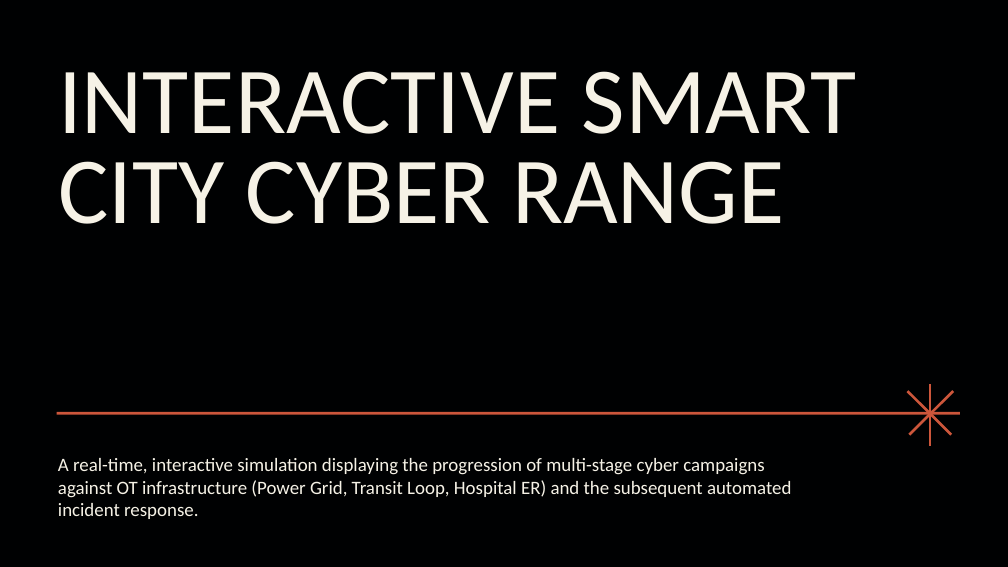
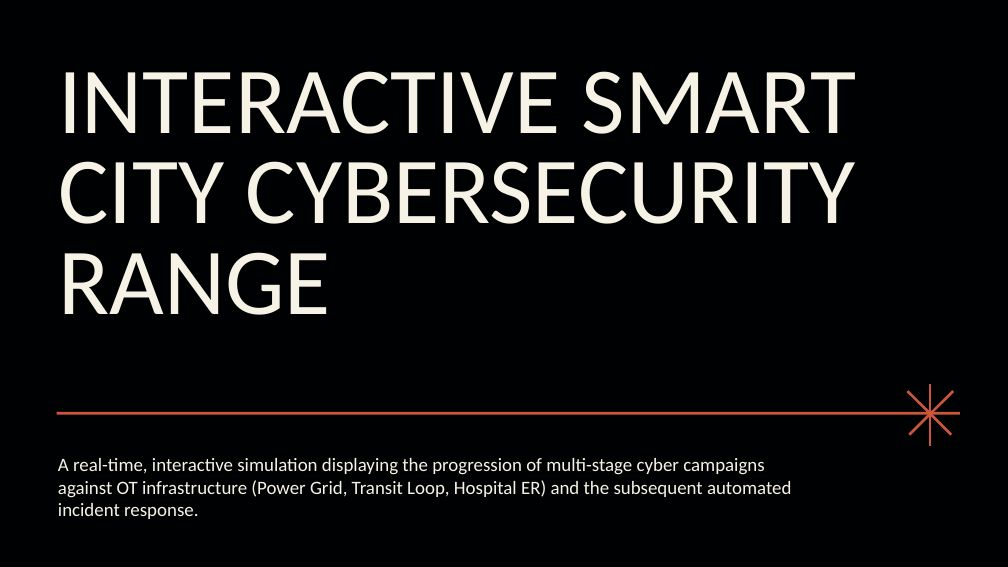
Before and after one commit to ericpang/cyber-simulator, a slide deck: slide 4 of slide_presentation.pptx. Drawn at 1008x567 pixels with LibreOffice and Linux fonts; fonts in the diff are those of the drawing. Boxes give left, top, right and bottom in pixels: in the first picture for what was removed or moved away, otherwise in the second. Text is boxed around its words. In the diff, an @@ line names an element or a change of style, - is before the commit and + after.

```diff
--- a/slide_presentation.pptx
+++ b/slide_presentation.pptx
@@ title at (58,71,857,315): text changed @@
-INTERACTIVE SMART CITY CYBER RANGE
+INTERACTIVE SMART CITY CYBERSECURITY RANGE
```
Also in this commit, not shown: 3 other slides changed, 1 other file.
